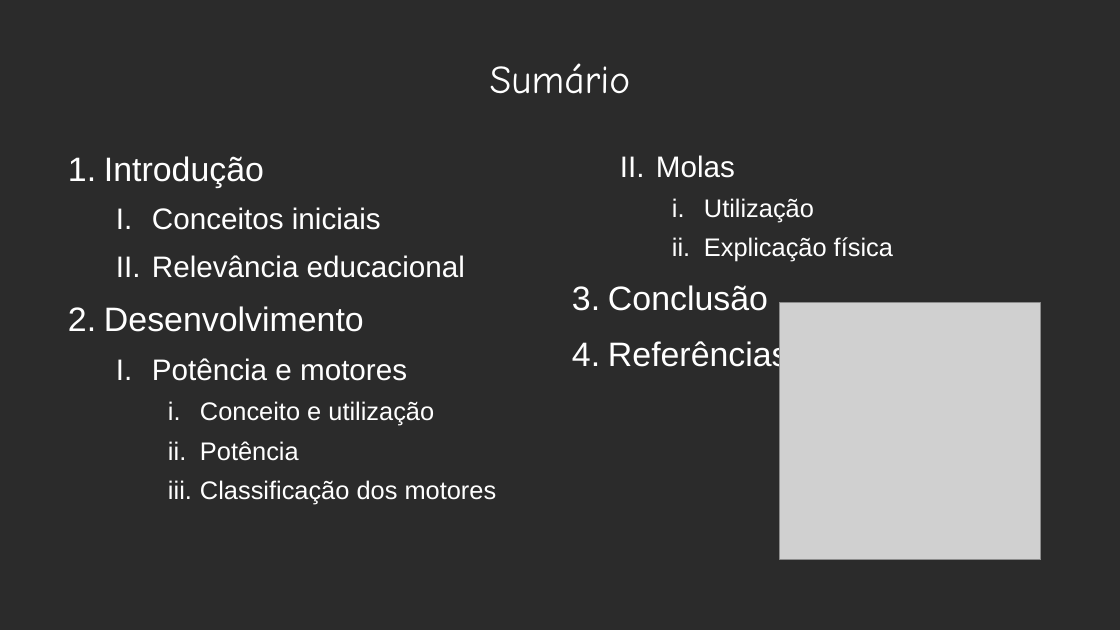
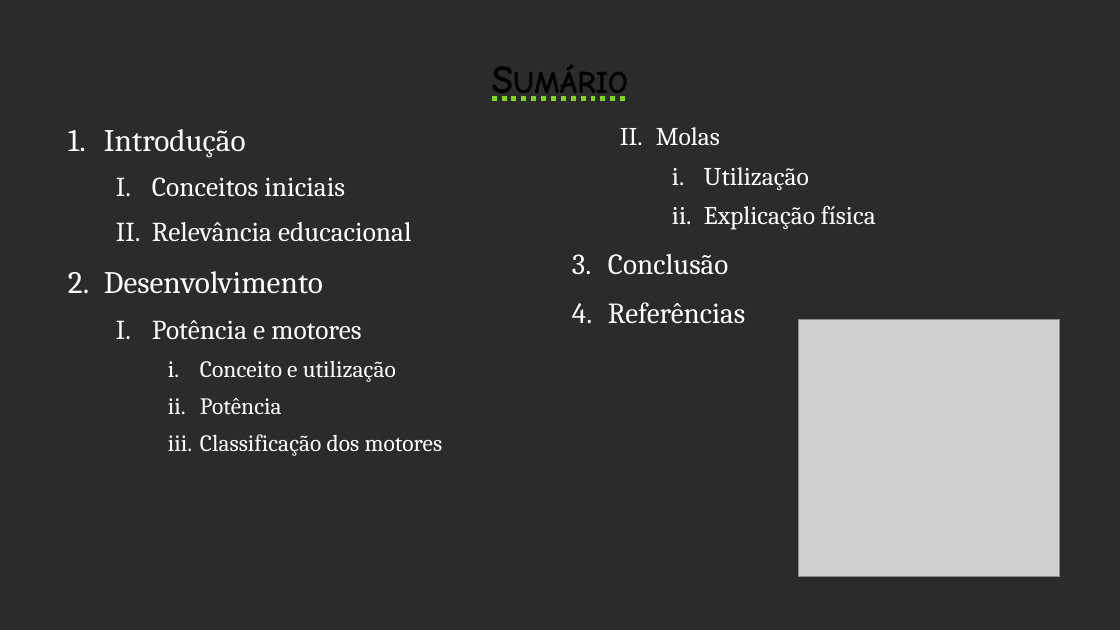
Before and after one commit to ThiagoIFDS23/small-ifsp, a slide deck: slide 2 of Libre Office/Impress/Bad Piggies/Bad Piggies.odp. Drawn at 1120x630 pixels with LibreOffice and Linux fonts; fonts in the diff are those of the drawing; grey boxes stand for pictures; background and template pictures are left out; a plain dark background stands for a picture behind light text. Boxes give left, top, right and bottom in pixels: in the first picture for what was removed or moved away, otherwise in the second. Text is boxed around its words. In the diff, an @@ line names an element or a change of style, - is before the commit and + after.

```diff
--- a/Libre Office/Impress/Bad Piggies/Bad Piggies.odp
+++ b/Libre Office/Impress/Bad Piggies/Bad Piggies.odp
@@ title "Sumário" at <box>56,25,1064,131</box>: text colour #FFFFFF to #000000, bold on, underline on, small capitals on @@
@@ text "Introdução": place and size @@
-text "Introdução" at <box>104,156,497,505</box>
+text "Introdução" at <box>104,129,443,456</box>
@@ text "Introdução" at <box>104,129,443,456</box>: size 24 to 22.2 pt in "Introdução", "Desenvolvimento"; font Arial to Cambria; size 21 to 19.4 pt in "Conceitos iniciais", "Relevância educacional", "Potência e motores"; size 18 to 16.6 pt in "Conceito e utilização", "Potência", "Classificação dos motores"; alignment justified to left @@
@@ text "Molas": place and size @@
-text "Molas" at <box>608,155,893,373</box>
+text "Molas" at <box>608,127,876,323</box>
@@ text "Molas" at <box>608,127,876,323</box>: size 21 to 18.1 pt in "Molas"; font Arial to Cambria; size 18 to 18.1 pt in "Utilização", "Explicação física"; size 24 to 20.6 pt in "Conclusão", "Referências"; alignment justified to left @@
@@ picture: place and size @@
-picture at <box>781,303,1042,560</box>
+picture at <box>799,320,1060,577</box>
```
Also in this commit, not shown: 15 other slides changed, 1 other file.
